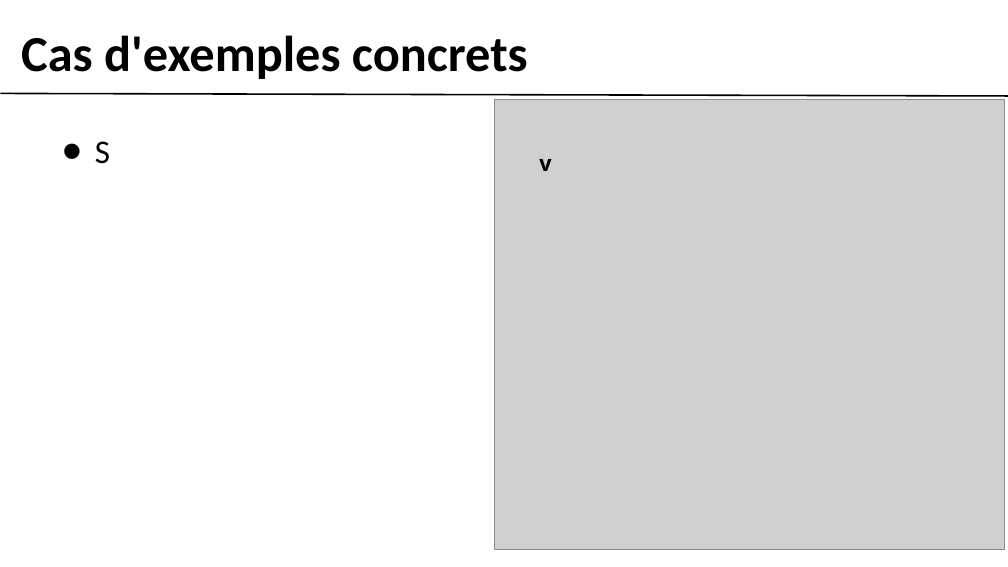
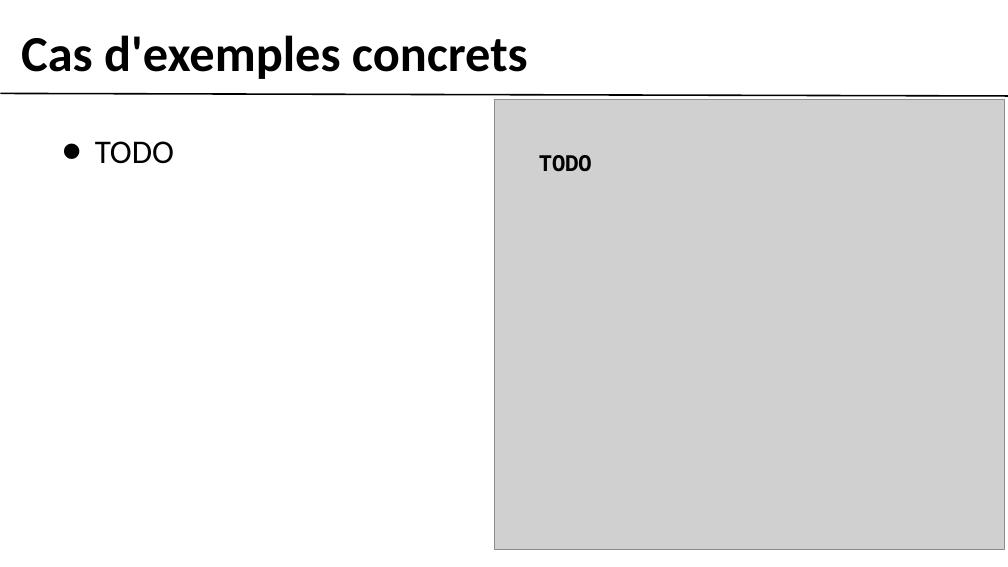
Before and after one commit to gobengo/devoxx-panorama-js-testing, a slide deck: slide 12 of doc/sinonjs_part.ppt (slide 14 before the commit). Drawn at 1008x567 pixels with LibreOffice and Linux fonts; fonts in the diff are those of the drawing; grey boxes stand for pictures; background and template pictures are left out. Boxes give left, top, right and bottom in pixels: in the first picture for what was removed or moved away, otherwise in the second. Text is boxed around its words. In the diff, an @@ line names an element or a change of style, - is before the commit and + after.

```diff
--- a/doc/sinonjs_part.ppt
+++ b/doc/sinonjs_part.ppt
@@ text at <box>95,141,174,164</box>: text changed @@
-• S
+• TODO
@@ text at <box>539,155,592,171</box>: text changed @@
-v
+TODO
```
Also in this commit, not shown: 2 other slides changed, 4 slides added, 6 slides removed, 1 other file.
